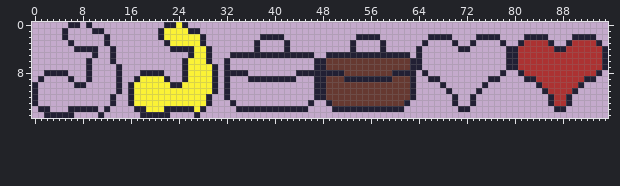
Sprite sheet: assets/tokens/tokens.png. Above: the version before the commit.
The file is 96x16 pixels.
After the commit:
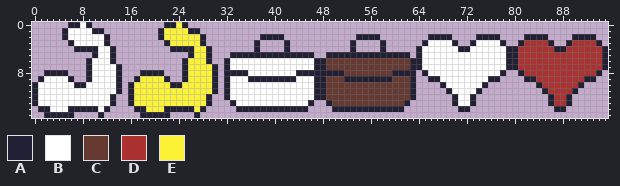
Palette (. is transparent): A #222034  B #ffffff  C #663931  D #ac3232  E #fbf236
Message: Tokens con fondo blanco Pues eso
From old to new:
y 0: x 8 . -> B
y 1: x 6..9 .... -> BBBB
y 2: x 6..11 ...... -> BBBBBB
y 3: x 7..11 ..... -> BBBBB; x 66..69 .... -> BBBB; x 74..77 .... -> BBBB
y 4: x 11..12 .. -> BB; x 65..70 ...... -> BBBBBB; x 73..78 ...... -> BBBBBB
y 5: x 11..12 .. -> BB; x 65..78 .............. -> BBBBBBBBBBBBBB
y 6: x 10..12 ... -> BBB; x 33..46 .............. -> BBBBBBBBBBBBBB; x 65..78 .............. -> BBBBBBBBBBBBBB
y 7: x 10..13 .... -> BBBB; x 33..46 .............. -> BBBBBBBBBBBBBB; x 65..78 .............. -> BBBBBBBBBBBBBB
y 8: x 10..13 .... -> BBBB; x 36..43 ........ -> BBBBBBBB; x 66..77 ............ -> BBBBBBBBBBBB
y 9: x 2..5 .... -> BBBB; x 10..13 .... -> BBBB; x 33..35 ... -> BBB; x 44..46 ... -> BBB; x 68..75 ........ -> BBBBBBBB
y 10: x 1..6 ...... -> BBBBBB; x 9..13 ..... -> BBBBB; x 33..46 .............. -> BBBBBBBBBBBBBB; x 69..74 ...... -> BBBBBB
y 11: x 1..13 ............. -> BBBBBBBBBBBBB; x 33..46 .............. -> BBBBBBBBBBBBBB; x 70..73 .... -> BBBB
y 12: x 1..12 ............ -> BBBBBBBBBBBB; x 33..46 .............. -> BBBBBBBBBBBBBB; x 71..72 .. -> BB
y 13: x 1..12 ............ -> BBBBBBBBBBBB; x 34..45 ............ -> BBBBBBBBBBBB; x 71..72 .. -> BB
y 14: x 3..5 ... -> BBB; x 11 . -> B
Boxes around the changes in both pictures, in picture pixels (x1, y1, x2, y2):
added: (38, 22, 116, 112)
added: (422, 40, 506, 106)
added: (230, 58, 314, 106)
